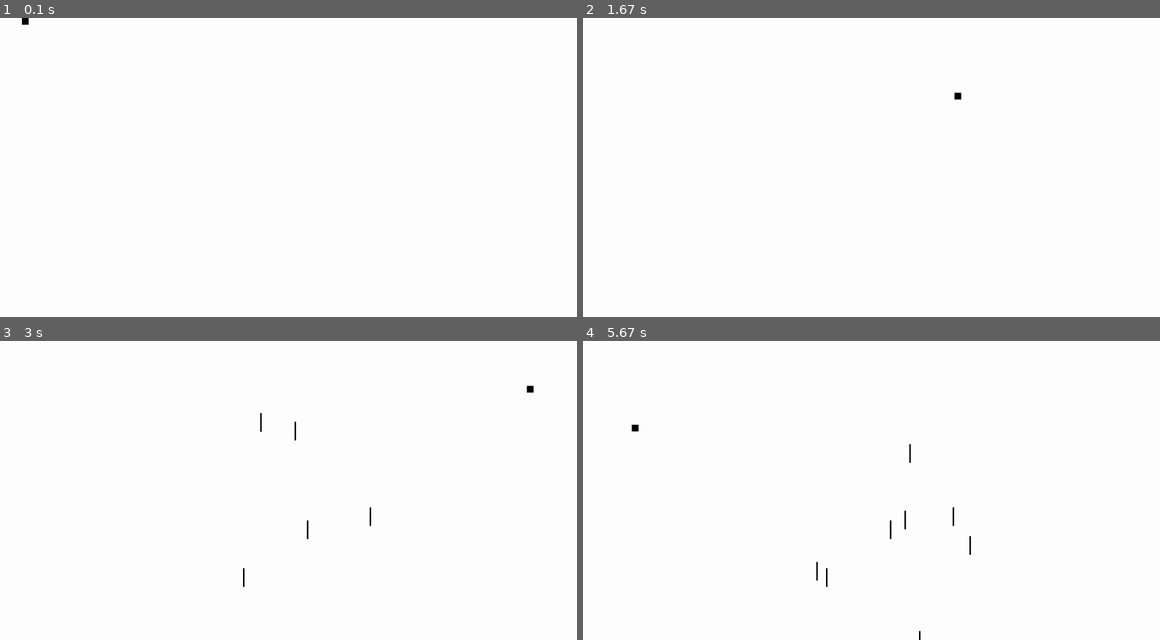
Above: before the commit, frames 1-4 (two rows, left to right).
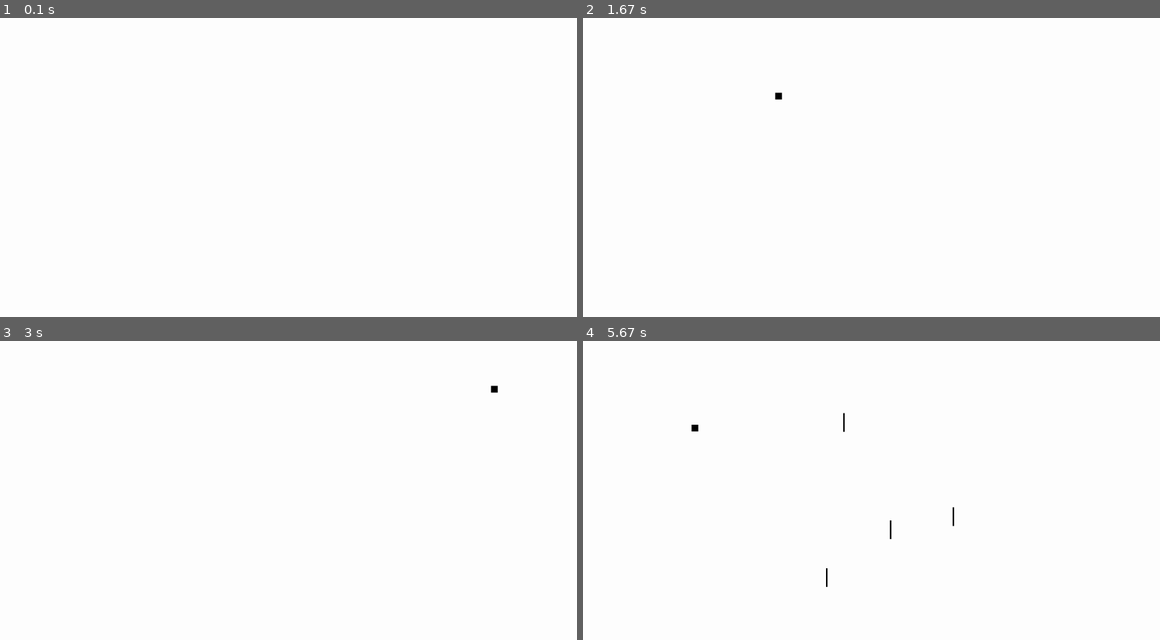
Above: after the commit, the same moments.

Repository: JediTwin/Pygame-Project
Game: pygame game, started from main.py
Two runs of this game, one before a commit and one after it. Both use one fixed random seed, a clock stepped at 60 frames per second and the inputs below.
Inputs:
- Up to frame 1 (0.1 s): no input
- Up to frame 2 (1.67 s): hold Space 0.33-0.8 s; hold W 0.33-0.8 s; hold W 0.83-1.3 s; hold S from 1.33 s (still down)
- Up to frame 3 (3 s): release S at 1.8 s; hold W 1.83-2.2 s; hold S 2.23-2.6 s; hold W 2.63-2.93 s; hold S from 2.97 s (still down)
- Up to frame 4 (5.67 s): release S at 3.27 s; hold W 3.3-3.67 s; hold S 3.7-4.07 s; hold W 4.1-4.4 s; hold S 4.43-4.73 s; hold W 4.77-5.13 s; hold S 5.17-5.53 s; hold W from 5.57 s (still down)

The runs differ from the first frame. In frame 1, less than 0.1% of the frame differs, in the area x 3-6%, y 0-3%; in frame 2, less than 0.1%; in frame 3, 0.2%; in frame 4, 0.2%, in the area x 8-68%, y 24-100%.

Commit message:
Menu in Beta

Diff:
--- a/main.py
+++ b/main.py
@@ -6,11 +6,15 @@
 # Only in control of the vertical movement of the ball, you must dodge obstacles and bounce off the sides of the screen
 # as many times as you can
 
-import pygame, random, time
+# draw_text appropriated from George's Jungle Jam
+
+import pygame
+import random
+import time
 
 pygame.init()
 
-WHITE =(255, 255, 255)
+WHITE = (255, 255, 255)
 BLACK = (0, 0, 0)
 RED = (255, 0, 0)
 GREEN = (0, 255, 0)
@@ -20,6 +24,16 @@
 SCREEN_HEIGHT = 800
 SCREEN_SIZE   = (SCREEN_WIDTH, SCREEN_HEIGHT)
 WINDOW_TITLE  = "Bounce"
+
+font_name = pygame.font.Font("./data/PixeloidSans.ttf", 25)
+
+
+def draw_text(surf, text, size, x, y):
+    font = pygame.font.Font("./data/PixeloidSans.ttf", size)
+    text_surface = font.render(text, True, BLACK)
+    text_rect = text_surface.get_rect()
+    text_rect.midtop = (x, y)
+    surf.blit(text_surface, text_rect)
 
 
 class Player(pygame.sprite.Sprite):
@@ -105,20 +119,12 @@
     time_ended = 0.0
     endgame_wait = 5
 
-    endgame_messages = {
-        "lose": "You Lose. Play again!",
-    }
-
-    font = pygame.font.Font("./data/PixeloidSans.ttf", 25)
-
     # Player
     player = Player()
 
     # Add to sprite groups
     all_sprites = pygame.sprite.Group()
     block_sprites = pygame.sprite.Group()
-
-    all_sprites.add(player)
 
     # ------------- MAIN LOOP
     while not done:
@@ -137,45 +143,72 @@
                 if event.key == pygame.K_w or event.key == pygame.K_s:
                     player.stop_move()
 
-            if game_state == "lose":
+            if game_state == "menu":
+                # Draw the menu
+                draw_text(screen, "Bounce", 64, SCREEN_WIDTH / 2, SCREEN_HEIGHT / 3)
+                draw_text(screen, "Use W and S to move!", 32, SCREEN_WIDTH / 2, SCREEN_HEIGHT / 2)
+                draw_text(screen, "Press space to start!", 32, SCREEN_WIDTH / 2, (SCREEN_HEIGHT - SCREEN_HEIGHT / 3))
+                pygame.display.flip()
+                # Check inputs
+                if event.type == pygame.QUIT:
+                    pygame.quit()
+                if event.type == pygame.KEYUP:
+                    if event.key == pygame.K_SPACE:
+                        # Reset Game
+                        score = 0
+                        player.hp = 3
+                        for block in block_sprites:
+                            block.kill()
+                        player.rect.x = 0
+                        player.rect.y = 0
+                        time.ended = 0.0
+
+                        # Change game state
+                        game_state = "running"
+
+            if game_state == "end":
+                all_sprites.remove(player)
+                player.kill()
+
                 if time_ended == 0.0:
                     time_ended = time.time()
 
-                all_sprites.remove(player)
-
-                # # Wait before returning to menu
-                # if time.time() - time_ended >= endgame_wait:
-                #     game_state = "menu"
+                # Wait before returning to menu
+                if time.time() - time_ended >= endgame_wait:
+                    game_state = "menu"
 
         # --------- CHANGE ENVIRONMENT
-        if player.rect.left > SCREEN_WIDTH or player.rect.right < 0:
-            player.x_vel = -player.x_vel
-            score += 1
-
-            # Place blocks
-            for i in range(num_obstacles):
-                # Create a block
-                block = Block()
-                # Add block to sprite groups
-                all_sprites.add(block)
-                block_sprites.add(block)
-
-        # screen boundary
-        if player.rect.top < 0:
-            player.rect.top = 0
-        if player.rect.bottom > SCREEN_HEIGHT:
-            player.rect.bottom = SCREEN_HEIGHT
-
-        all_sprites.update()
-
-        # Check collisions
-        blocks_hit = pygame.sprite.spritecollide(player, block_sprites, True)
-
-        for block in blocks_hit:
-            player.hp -= 1
-
-            if player.hp <= 0:
-                game_state = "lose"
+        if game_state == "running":
+            all_sprites.add(player)
+            # Screen bounds
+            if player.rect.top < 0:
+                player.rect.top = 0
+            if player.rect.bottom > SCREEN_HEIGHT:
+                player.rect.bottom = SCREEN_HEIGHT
+
+            # Bouncing
+            if player.rect.left > SCREEN_WIDTH or player.rect.right < 0:
+                player.x_vel = -player.x_vel
+                score += 1
+
+                # Place blocks
+                for i in range(num_obstacles):
+                    # Create a block
+                    block = Block()
+                    # Add block to sprite groups
+                    all_sprites.add(block)
+                    block_sprites.add(block)
+
+            all_sprites.update()
+
+            # Check collisions
+            blocks_hit = pygame.sprite.spritecollide(player, block_sprites, True)
+
+            for block in blocks_hit:
+                player.hp -= 1
+
+                if player.hp <= 0:
+                    game_state = "end"
 
         # --------- DRAW THE ENVIRONMENT
         screen.fill(WHITE)
@@ -184,11 +217,8 @@
         all_sprites.draw(screen)
 
         # Draw lose text
-        if game_state == "lose":
-            screen.blit(
-                font.render(endgame_messages["lose"], True, BLACK),
-                (SCREEN_WIDTH / 3, SCREEN_HEIGHT / 3)
-            )
+        if game_state == "end":
+            draw_text(screen, "You died. Play again!", 32, SCREEN_WIDTH / 2, SCREEN_HEIGHT / 3)
 
         # Update screen
         pygame.display.flip()
